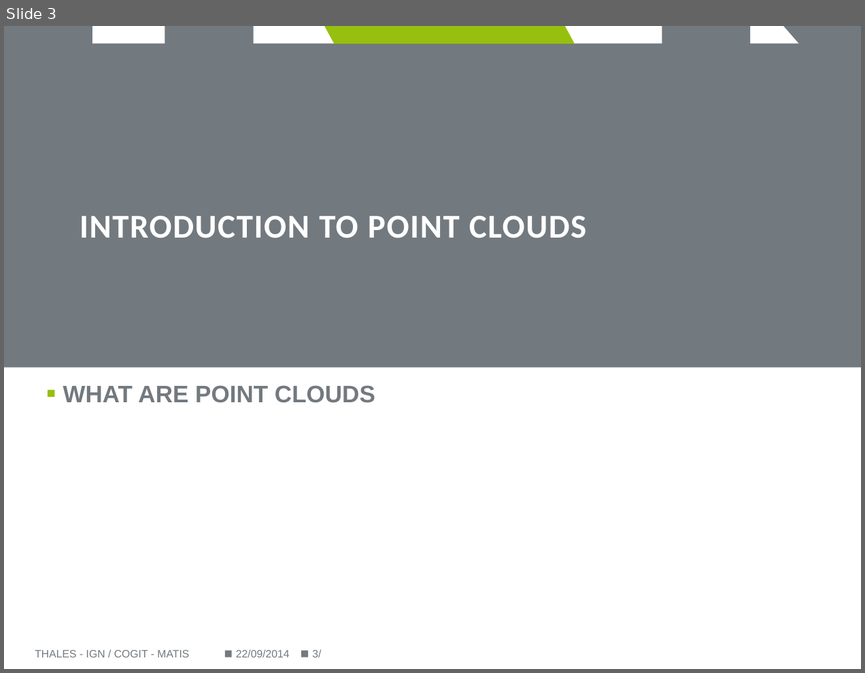
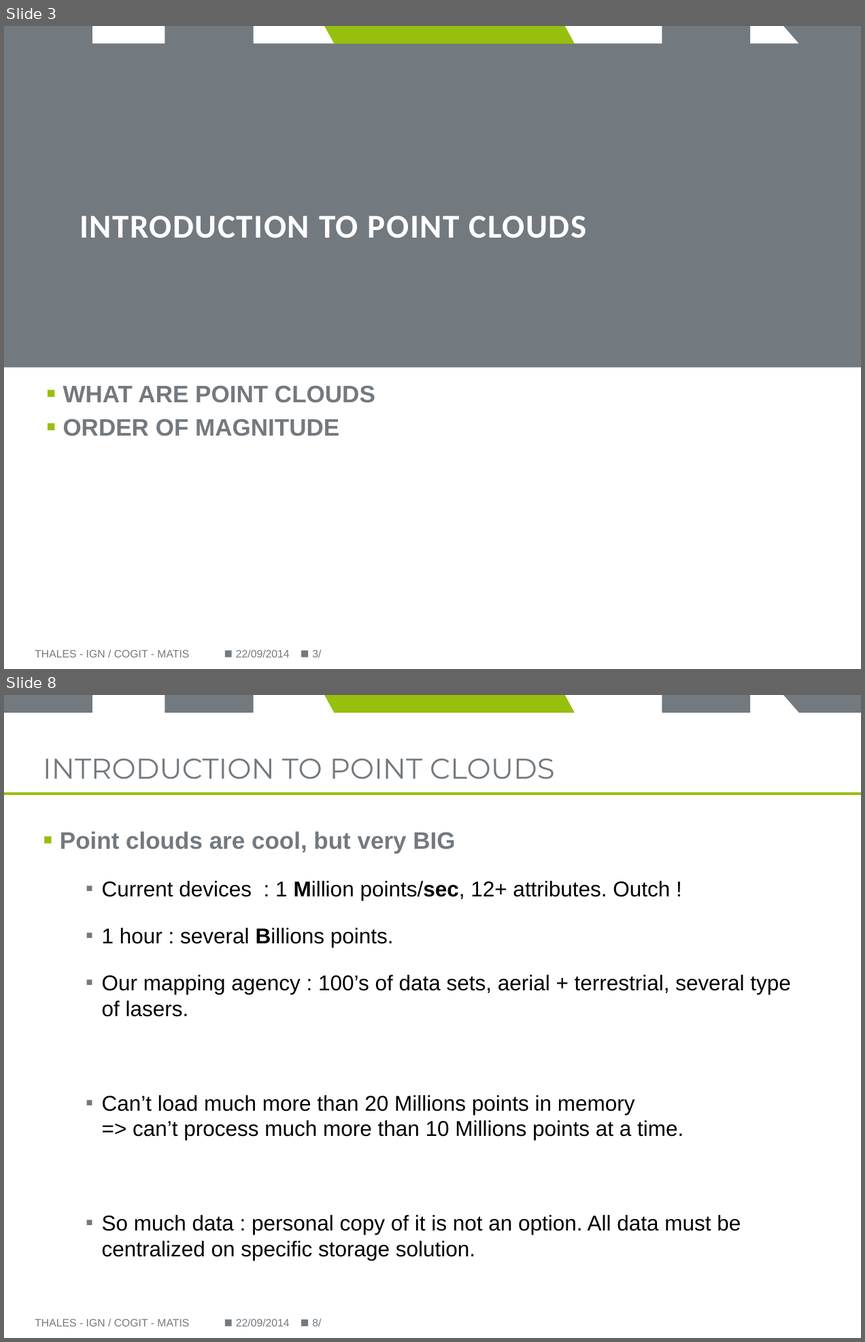
Before and after one commit to Remi-C/Postgres_Day_2014_10_RemiC, a slide deck: presentation_RCura.pptx. Shown one above the other, each under a label of ours: slide 3 before the commit, slides 3 and 8 after it; the slides between them are not shown. The pictures are 865x673 and 865x1342 pixels, drawn with LibreOffice and Linux fonts; fonts in the diff are those of the drawing; background and template pictures are left out. Boxes give left, top, right and bottom in pixels: in the first picture for what was removed or moved away, otherwise in the second. Text is boxed around its words. In the diff, an @@ line names an element or a change of style, - is before the commit and + after.

Commit message:
up to discussing pointcloud

```diff
--- a/presentation_RCura.pptx
+++ b/presentation_RCura.pptx
@@ slide 8 added at <box>4,695,861,1338</box>, background #FFFFFF; not listed: 7 template elements that a slide beside it also shows @@
@@ title added at <box>43,758,554,779</box>, 24 pt, text #72797F @@
+INTRODUCTION TO POINT CLOUDS
@@ line added from (4, 794) to (861, 794), #97BF0D 2.25 pt @@
@@ text added at <box>60,831,791,1260</box>, 18 pt, text #000000 @@
+▪ Point clouds are cool, but very BIG
+  ▪ Current devices : 1 Million points/sec, 12+ attributes. Outch !
+  ▪ 1 hour : several Billions points.
+  ▪ Our mapping agency : 100’s of data sets, aerial + terrestrial, several type of lasers.
+  ▪ Can’t load much more than 20 Millions points in memory
+    => can’t process much more than 10 Millions points at a time.
+  ▪ So much data : personal copy of it is not an option. All data must be centralized on specific storage solution.
@@ text added at <box>35,1319,189,1326</box>, 9 pt, text #72797F @@
+THALES - IGN / COGIT - MATIS
@@ text added at <box>236,1319,290,1326</box>, 9 pt, text #72797F @@
+22/09/2014
@@ page number added at <box>312,1318,321,1326</box>, 9 pt, text #72797F @@
+8/
@@ slide 3 changed as well @@
@@ text at <box>63,418,339,436</box>: paragraph added @@
+▪ ORDER OF MAGNITUDE
```
Also in this commit, not shown: 2 other slides changed, 17 other slides added.
